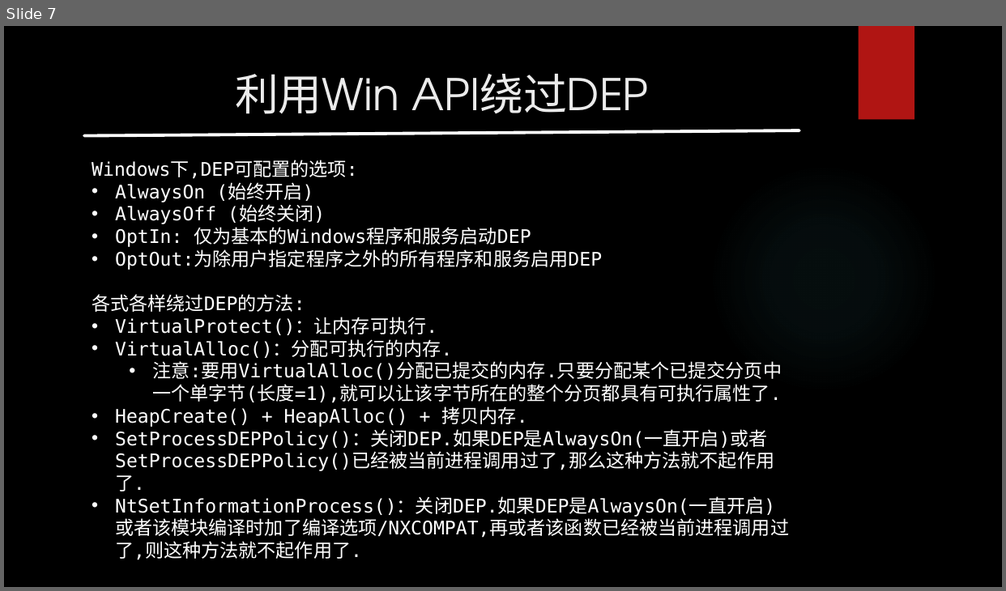
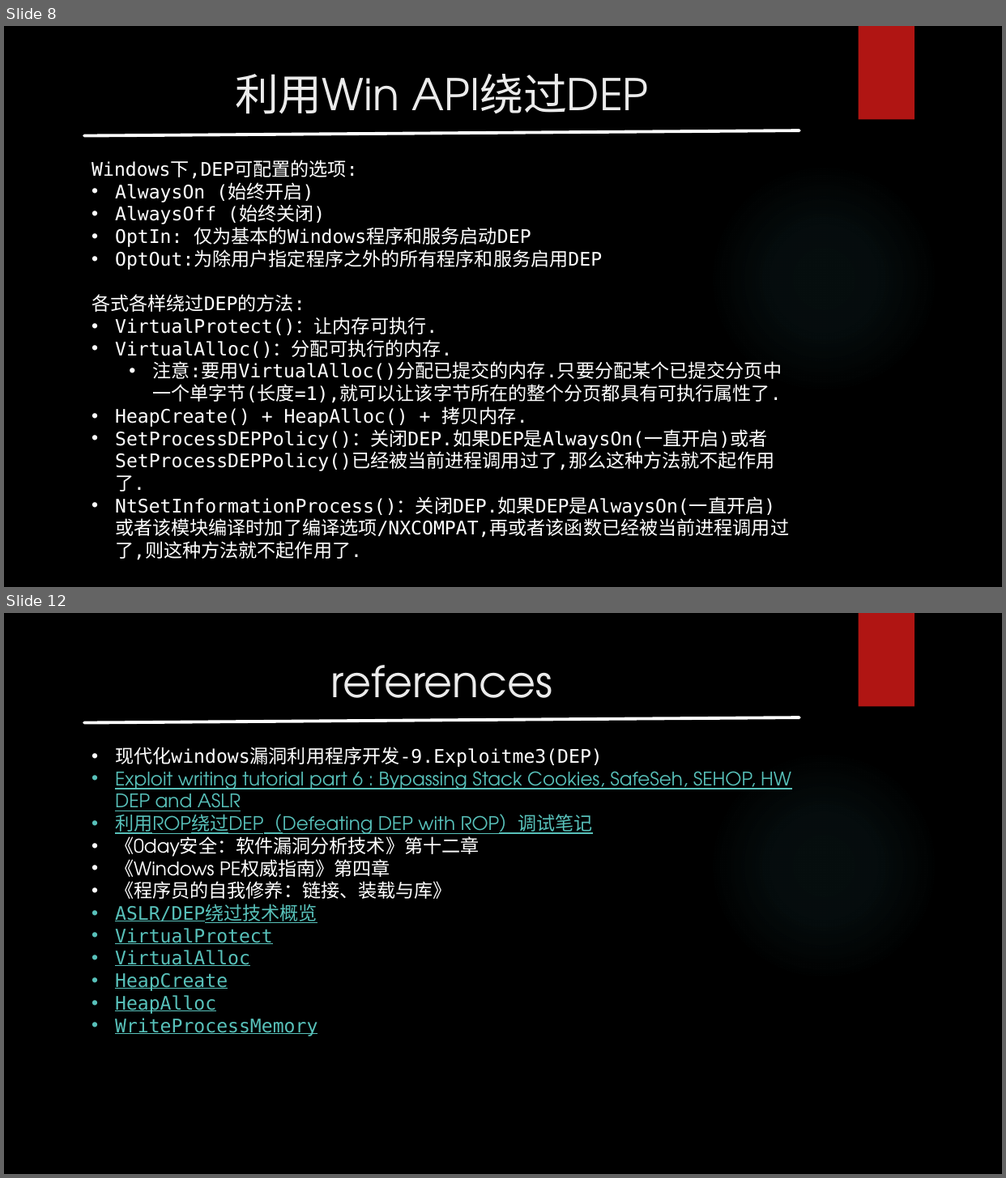
Before and after one commit to r00tk1ts/binary-security-tutorial, a slide deck: Windows环境下的ROP.pptx. Shown one above the other, each under a label of ours: slide 7 before the commit, slides 8 and 12 after it; the slides between them are not shown. The pictures are 1006x591 and 1006x1178 pixels, drawn with LibreOffice and Linux fonts; fonts in the diff are those of the drawing; background and template pictures are left out. Boxes give left, top, right and bottom in pixels: in the first picture for what was removed or moved away, otherwise in the second. Text is boxed around its words. In the diff, an @@ line names an element or a change of style, - is before the commit and + after.

```diff
--- a/Windows环境下的ROP.pptx
+++ b/Windows环境下的ROP.pptx
@@ slide 12 added at bbox=[4, 613, 1002, 1174], background picture (left out); not listed: 2 template elements that a slide beside it also shows @@
@@ title added at bbox=[331, 665, 553, 698], 42 pt, text #EBEBEB @@
+references
@@ line added from (84, 723) to (799, 717), #FFFFFF 3 pt @@
@@ text added at bbox=[115, 747, 791, 1037], 18 pt, text #58C1BA, underline @@
+• 现代化windows漏洞利用程序开发-9.Exploitme3(DEP)
+• Exploit writing tutorial part 6 : Bypassing Stack Cookies, SafeSeh, SEHOP, HW DEP and ASLR
+• 利用ROP绕过DEP（Defeating DEP with ROP）调试笔记
+• 《0day安全：软件漏洞分析技术》第十二章
+• 《Windows PE权威指南》第四章
+• 《程序员的自我修养：链接、装载与库》
+• ASLR/DEP绕过技术概览
+• VirtualProtect
+• VirtualAlloc
+• HeapCreate
+• HeapAlloc
+• WriteProcessMemory
@@ what was slide 7 is now slide 8 @@
```
Also in this commit, not shown: 4 slides changed, 4 other slides added, 1 slide removed, 30 other files.
